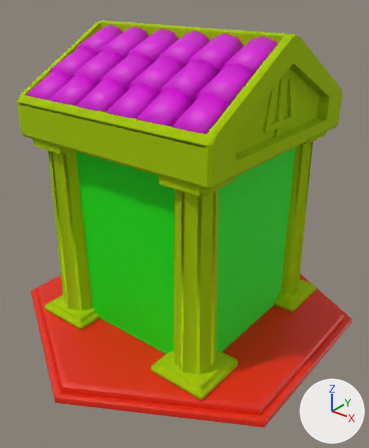
The Blender file Assets/RESOURCES/Models/FishbowlLevel2.blend as it was, and as the next commit left it.
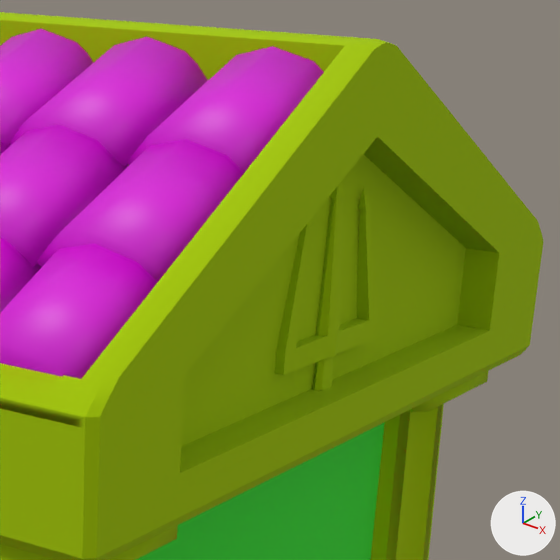
Old and new are each drawn whole from a 50 mm lens placed at (3.1, -3.88, 3.5), pointed at (0.11, -0.14, 1.18) and again close up on the part from 49% to 94% of the width and 5% to 42% of the height. The lights are fixed; the arrows at lower right show +X, +Y and +Z.

Script lines for the objects in view, before the commit:
```python
me_cube = bpy.data.meshes.new('Cube')
me_cube.from_pydata(...)  # a box spanning x -1.0..1.0, y -1.0..1.0, z 0.13..2.13
me_cube.materials.append(mat_fishbowl)  # green #0be700
me_cube_002 = bpy.data.meshes.new('Cube.002')
me_cube_002.from_pydata(...)  # 332 vertices, 332 faces; spans x -1.12..1.12, y -1.12..1.12, z 2.1..3.09
me_cube_002.polygons.foreach_set('use_smooth', [True] * 332)
me_cube_002.materials.append(mat_columns)  # green #a5c900
me_cylinder_006 = bpy.data.meshes.new('Cylinder.006')
me_cylinder_006.from_pydata(...)  # 800 vertices, 664 faces; spans x -1.09..1.11, y -1.15..1.12, z 0.14..2.13
me_cylinder_006.polygons.foreach_set('use_smooth', [True] * 664)
me_cylinder_006.materials.append(mat_columns)  # green #a5c900
ob_columns = bpy.data.objects.new('Columns', me_cylinder_006)
ob_columns.location = (0.0, 0.0, 0.0)
_m = ob_columns.modifiers.new('Decimate', 'DECIMATE')
_m.ratio = 0.5
ob_fishbowl = bpy.data.objects.new('Fishbowl', me_cube)
ob_fishbowl.location = (0.0, 0.0, 0.011)
ob_fishbowl.scale = (0.877, 0.877, 0.984)
ob_roof = bpy.data.objects.new('Roof', me_cube_002)
ob_roof.location = (0.0, 0.0, 0.0)
_m = ob_roof.modifiers.new('Decimate', 'DECIMATE')
# also in view: 'Tiles' at (-0.01, 0.0, 2.72)
```
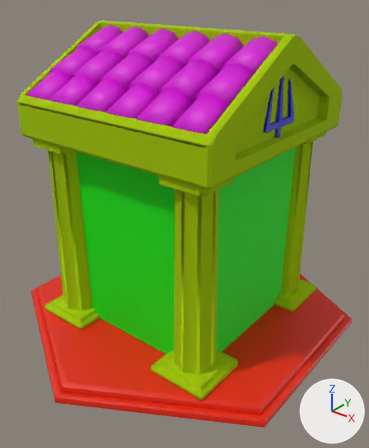
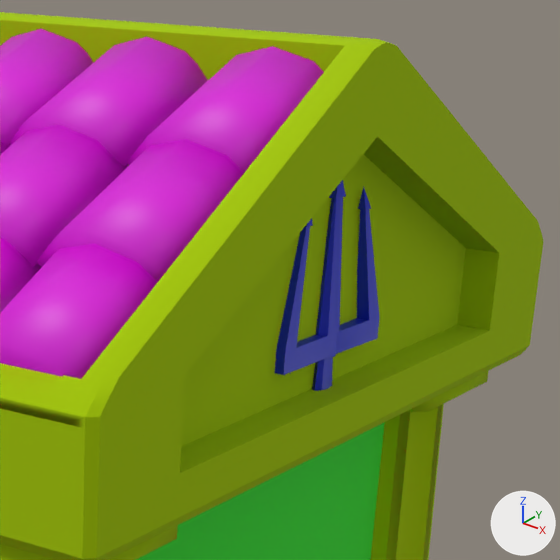
Location of each change, [x1, y1, x2, y2] in pixels of the close-ups (560 x 560 px):
part 2 of me_cube_002, recoloured (green to blue)
    both: [275, 180, 379, 391]

What changed in the scene script:
```text
Add mat_trident:
    mat_trident = principled_material('Trident')
    mat_trident.base_color = (0.0, 0.0128, 0.604)  # blue #001ecc
Change me_cube_002:
    where me_cube_002.from_pydata(...)  # 332 vertices, 332 faces; spans x -1.12..1.12, y -1.12..1.12, z 2.1..3.09
    used by ob_roof; location = (0.0, 0.0, 0.0)
    me_cube_002 part 1: 103 of the faces centred in x -1.1..-1.05, y -0.23..0.22, z 2.22..2.76 switch from mat_columns (green #a5c900) to mat_trident (blue #001ecc)
    me_cube_002 part 2: 103 of the faces centred in x 1.0..1.06, y -0.23..0.22, z 2.22..2.76 switch from mat_columns (green #a5c900) to mat_trident (blue #001ecc)
```
